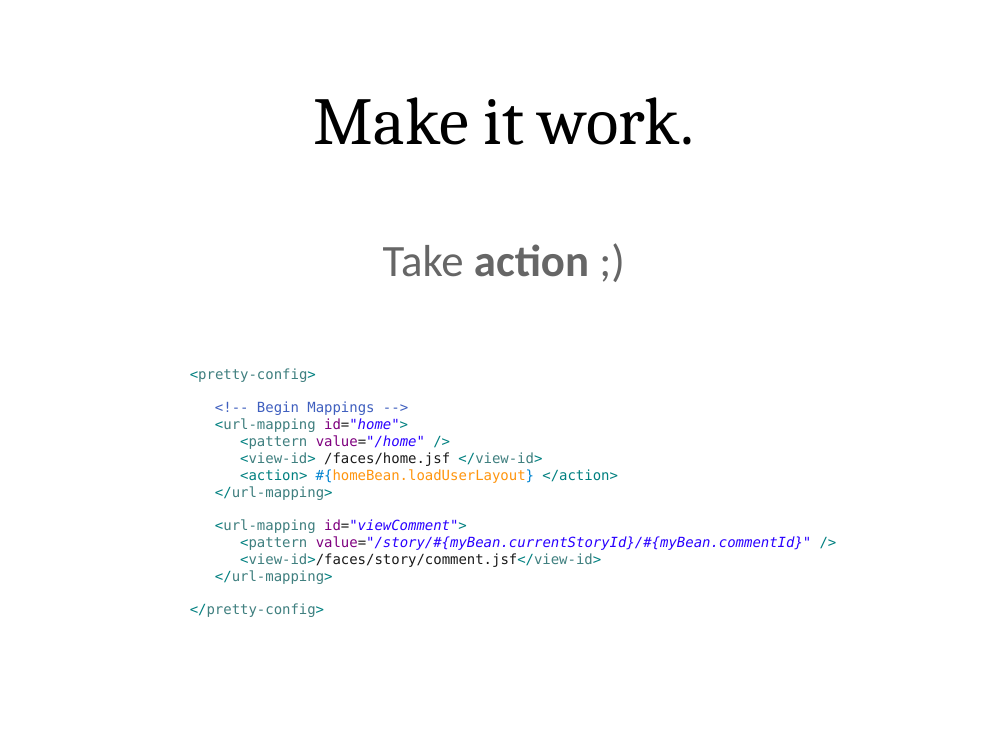
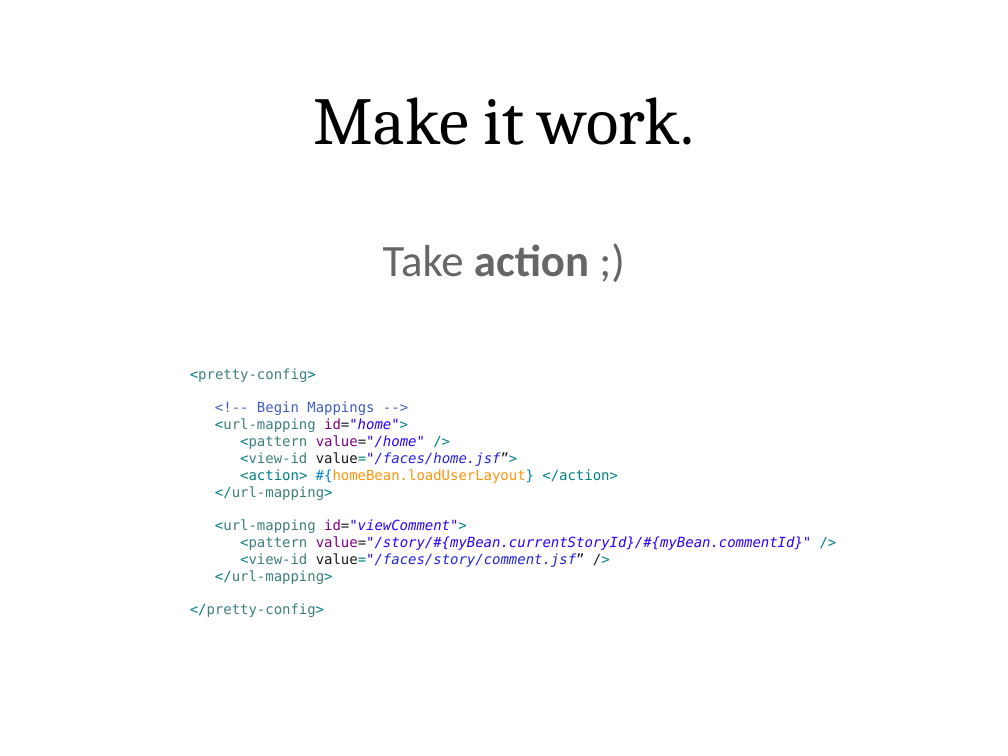
Before and after one commit to lincolnthree/talks, a slide deck: slide 80 of 2011_Beautiful_Java_EE_JAXConf.odp. Drawn at 1008x756 pixels with LibreOffice and Linux fonts; fonts in the diff are those of the drawing. Boxes give left, top, right and bottom in pixels: in the first picture for what was removed or moved away, otherwise in the second. Text is boxed around its words. In the diff, an @@ line names an element or a change of style, - is before the commit and + after.

```diff
--- a/2011_Beautiful_Java_EE_JAXConf.odp
+++ b/2011_Beautiful_Java_EE_JAXConf.odp
@@ text at box(240, 452, 518, 466): text changed; text colour #1A1A1A to #2323DC @@
-<view-id> /faces/home.jsf </view-id>
+<view-id value="/faces/home.jsf”>
@@ text at box(240, 553, 585, 567): text changed; text colour #1A1A1A to #2323DC; italic on @@
-<view-id>/faces/story/comment.jsf</view-id>
+<view-id value="/faces/story/comment.jsf” />
```
Also in this commit, not shown: 7 other slides changed.
